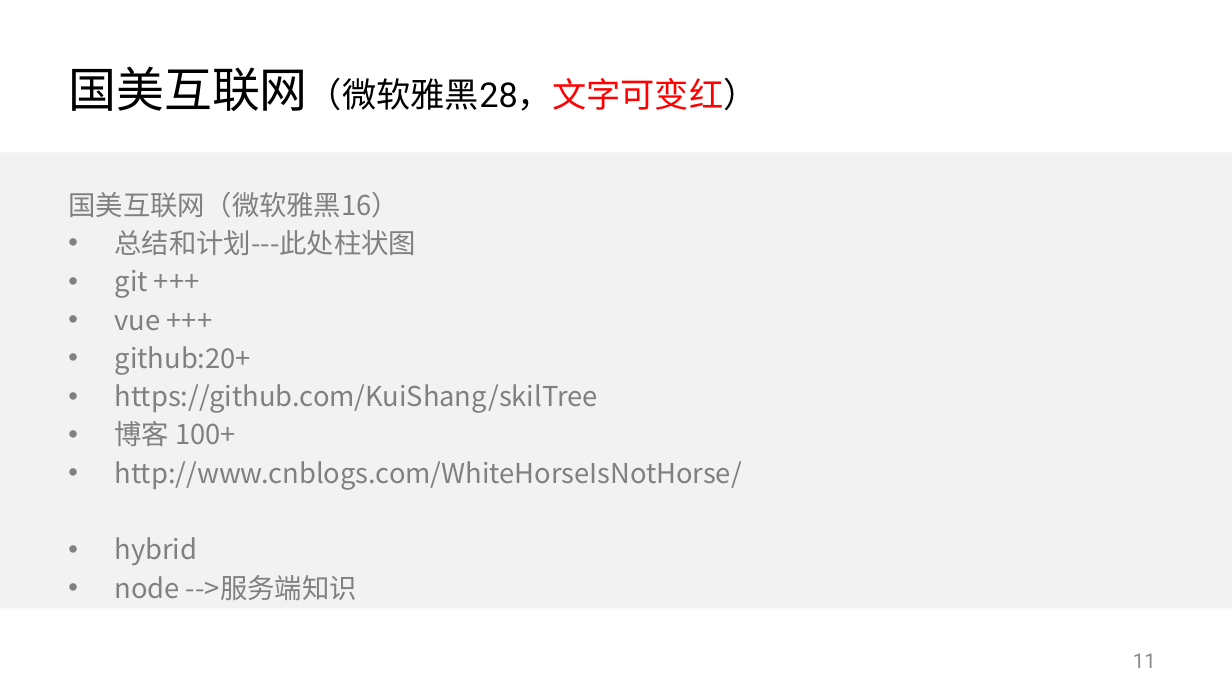
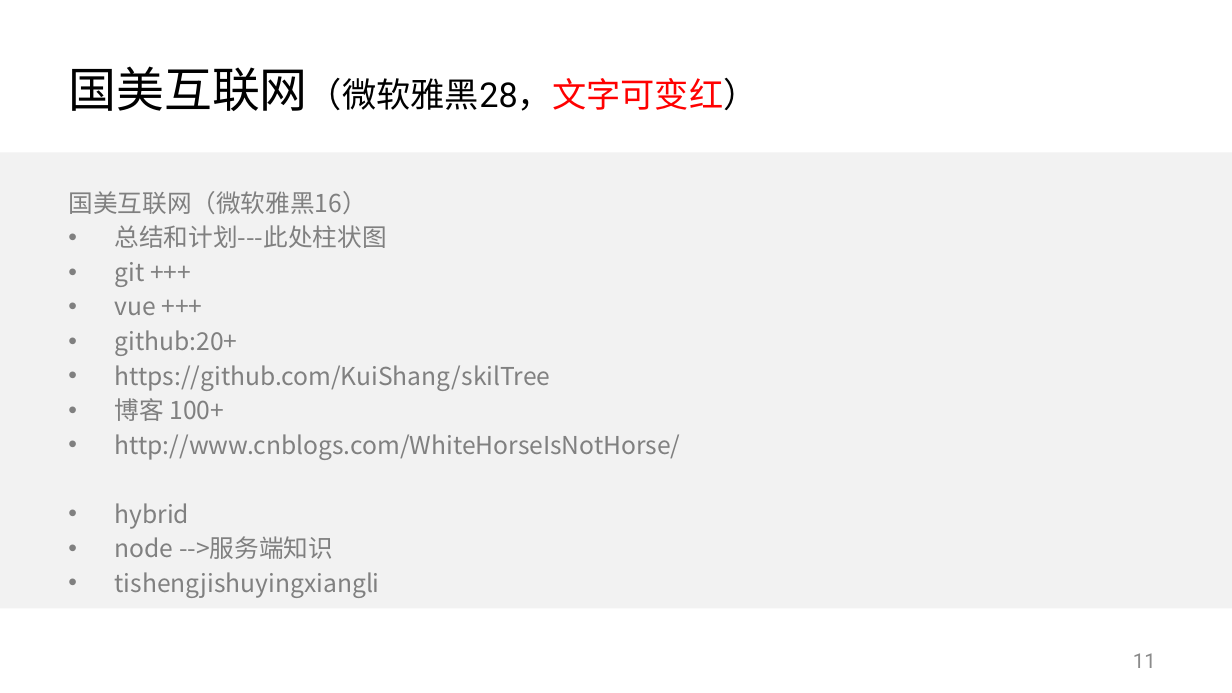
Before and after one commit to KuiShang/skilTree, a slide deck: slide 12 of 国美互联网PPT答辩模版.pptx. Drawn at 1232x693 pixels with LibreOffice and Linux fonts; fonts in the diff are those of the drawing; background and template pictures are left out. Boxes give left, top, right and bottom in pixels: in the first picture for what was removed or moved away, otherwise in the second. Text is boxed around its words. In the diff, an @@ line names an element or a change of style, - is before the commit and + after.

Commit message:
append

```diff
--- a/国美互联网PPT答辩模版.pptx
+++ b/国美互联网PPT答辩模版.pptx
@@ text at [68, 191, 681, 559]: paragraph added @@
+• tishengjishuyingxiangli
@@ text at [68, 191, 681, 559]: size 16 to 14.4 pt in "国美互联网（微软雅黑16）", "总结和计划---此处柱状图", "git +++", "vue +++" and 6 more places @@
```
